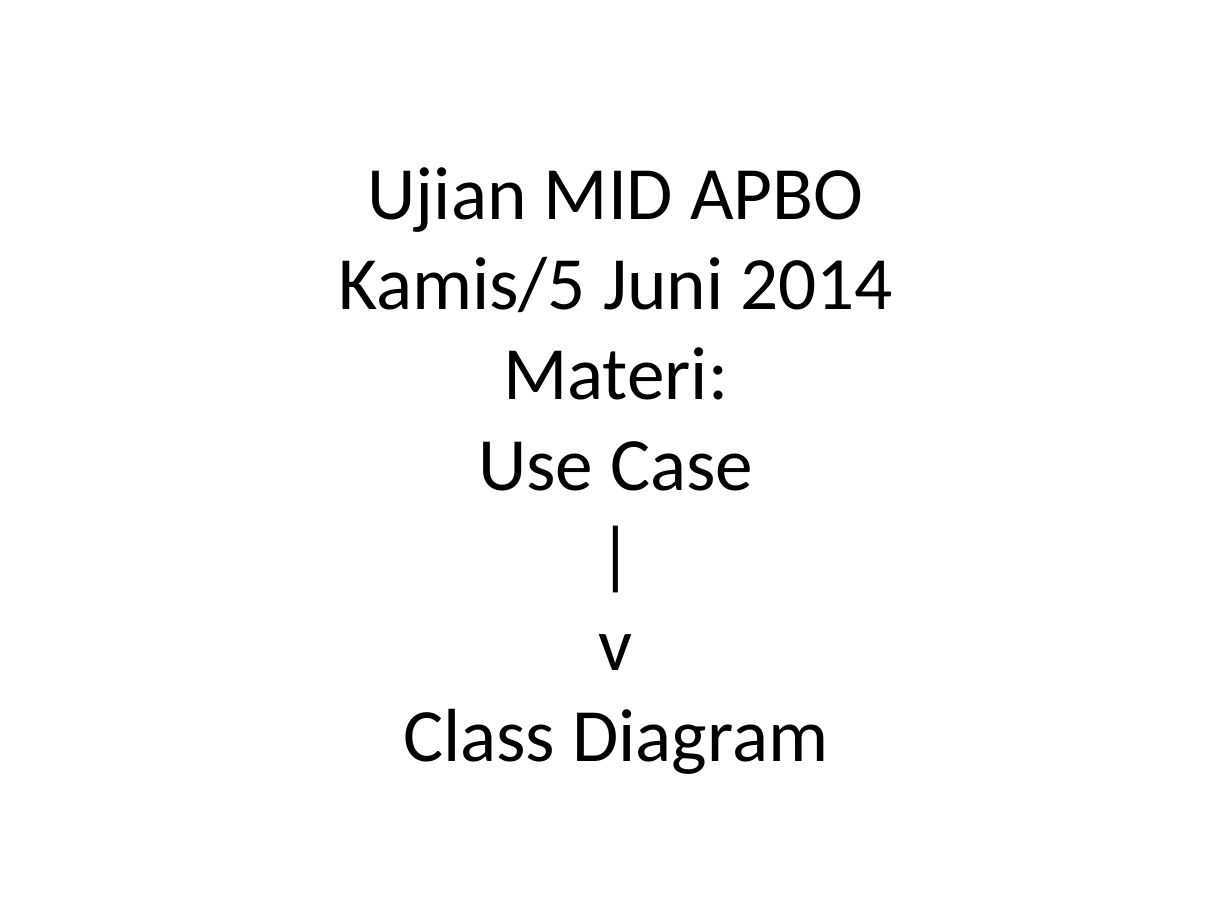
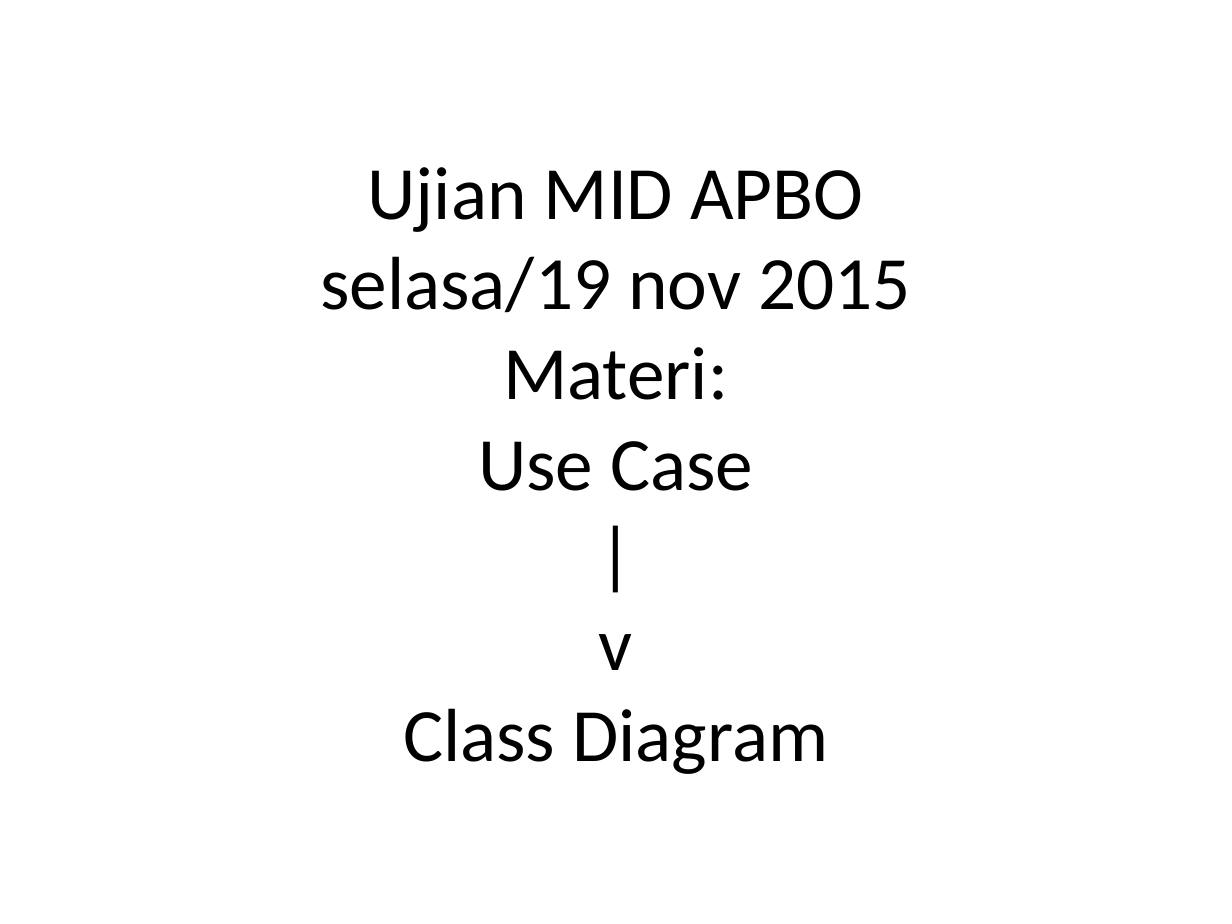
Before and after one commit to bernardvery/Gasal1516, a slide deck: slide 53 of APBO_dan_Desain-SI/5.Diagram Class.pptx. Drawn at 1232x924 pixels with LibreOffice and Linux fonts; fonts in the diff are those of the drawing. Boxes give left, top, right and bottom in pixels: in the first picture for what was removed or moved away, otherwise in the second. Text is boxed around its words. In the diff, an @@ line names an element or a change of style, - is before the commit and + after.

```diff
--- a/APBO_dan_Desain-SI/5.Diagram Class.pptx
+++ b/APBO_dan_Desain-SI/5.Diagram Class.pptx
@@ title at (320, 167, 910, 774): text changed @@
-Ujian MID APBO
-Kamis/5 Juni 2014
-Materi:
-Use Case
-|
-v
-Class Diagram
+Ujian MID APBO
+selasa/19 nov 2015
+Materi:
+Use Case
+|
+v
+Class Diagram
```
Also in this commit, not shown: 2 other slides changed, 7 other files.
